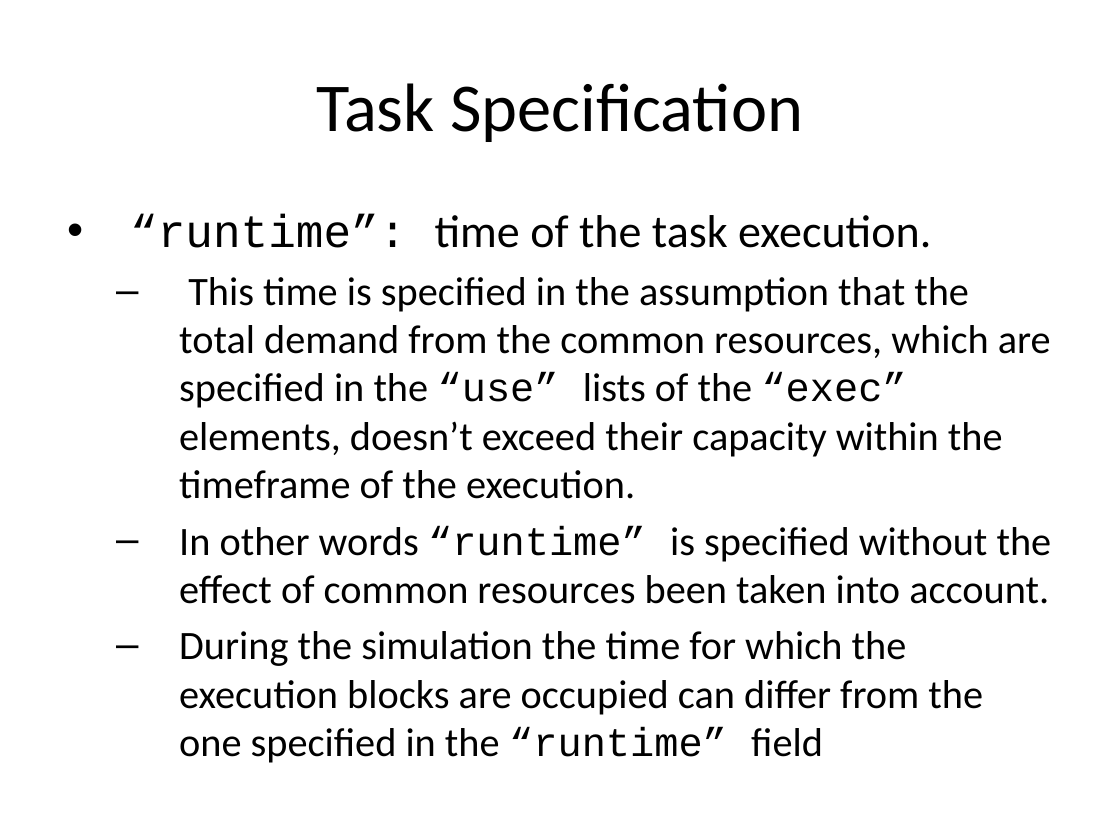
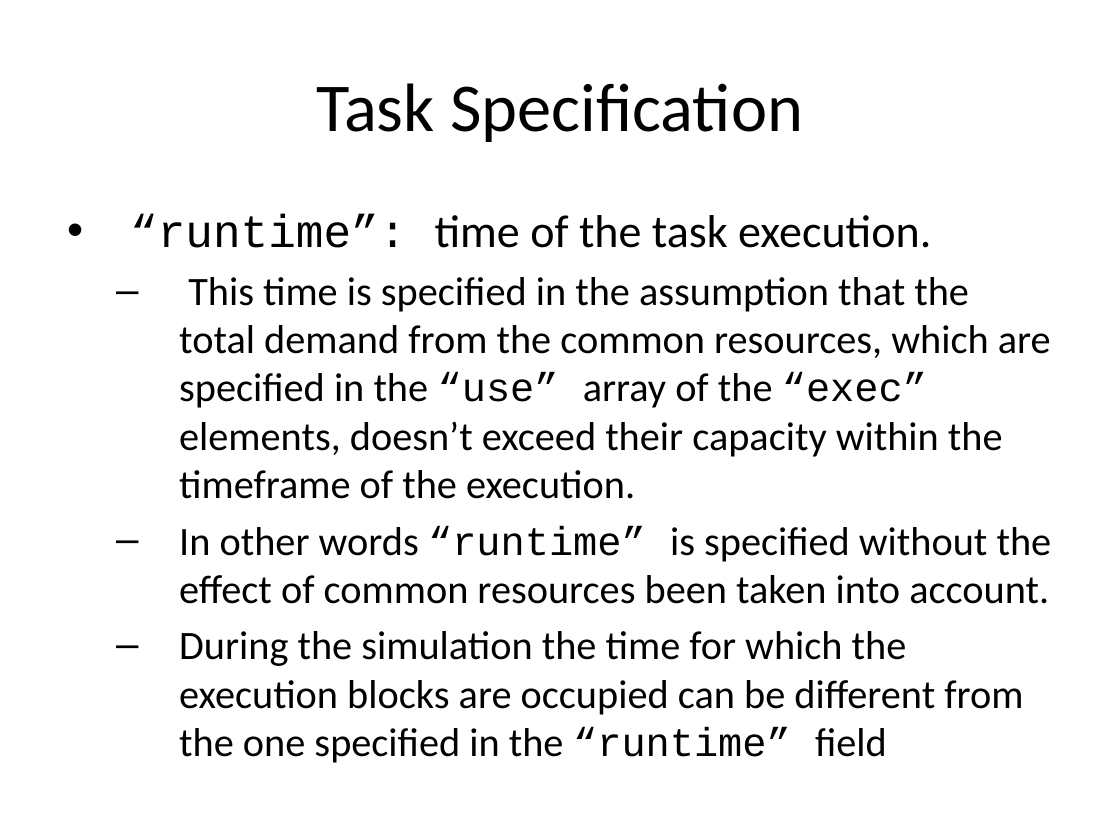
Before and after one commit to timurkelin/simschd, a slide deck: slide 23 of doc/simschd.pptx. Drawn at 1120x840 pixels with LibreOffice and Linux fonts; fonts in the diff are those of the drawing; background and template pictures are left out. Boxes give left, top, right and bottom in pixels: in the first picture for what was removed or moved away, otherwise in the second. Text is boxed around its words. In the diff, an @@ line names an element or a change of style, - is before the commit and + after.

Commit message:
Update

```diff
--- a/doc/simschd.pptx
+++ b/doc/simschd.pptx
@@ text at <box>179,277,1051,499</box>: text changed @@
-  – This time is specified in the assumption that the total demand from the common resources, which are specified in the “use” lists of the “exec” elements, doesn’t exceed their capacity within the timeframe of the execution.
+  – This time is specified in the assumption that the total demand from the common resources, which are specified in the “use” array of the “exec” elements, doesn’t exceed their capacity within the timeframe of the execution.
@@ text at <box>179,631,1023,763</box>: text changed @@
-  – During the simulation the time for which the execution blocks are occupied can differ from the one specified in the “runtime” field
+  – During the simulation the time for which the execution blocks are occupied can be different from the one specified in the “runtime” field
```
Also in this commit, not shown: 5 other slides changed, 1 slide added.
